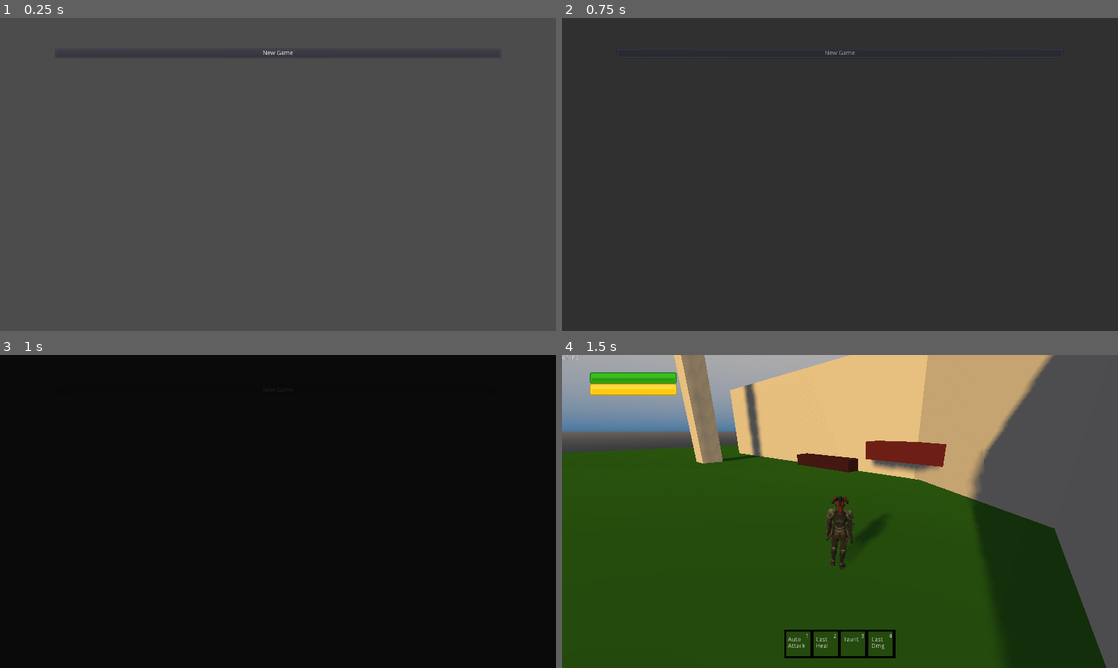
Above: before the commit, frames 1-4 (two rows, left to right).
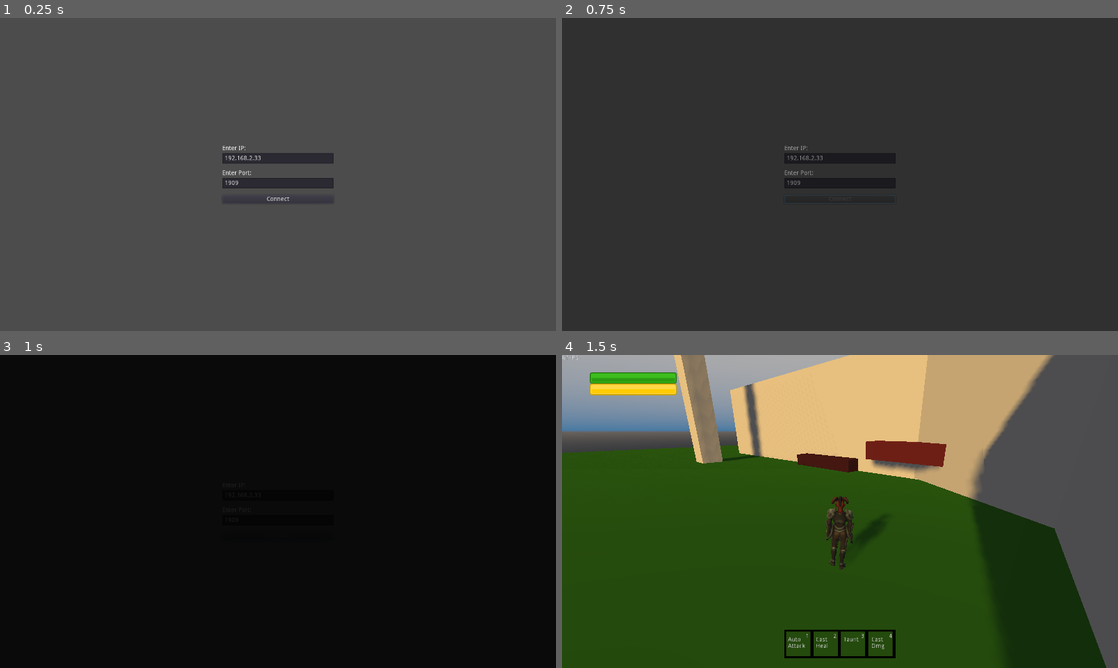
Above: after the commit, the same moments.

Repository: noahkutscher/DungeonGame
Game: Godot game, scene res://Scenes/SceneHandler.tscn
Two runs of this game, one before a commit and one after it. Both use one fixed random seed, a clock stepped at 60 frames per second and the inputs below. Before the commit the project starts from res://Scenes/Menu/TitleScreen.tscn.
Inputs (mouse positions are in pixels of both pictures, inside the frame that each line leads up to):
- Up to frame 1 (0.25 s): no input
- Up to frame 2 (0.75 s): click "New Game" (after the commit: "Connect") at 0.5 s
- Up to frame 3 (1 s): no input
- Up to frame 4 (1.5 s): move the mouse to (962, 495) at 1.27 s; hold D (move_right) from 1.28 s (still down); click (962, 495) at 1.35 s

The runs differ from the first frame. In frame 1, 1.6% of the frame differs, in the area x 13-87%, y 10-60%; in frame 2, 0.6%; in frame 3, less than 0.1%; in frame 4, nothing differs.

Commit message:
new main menu and scene handler

Diff:
--- a/Scenes/Menu/TitleScreen.gd
+++ b/Scenes/Menu/TitleScreen.gd
@@ -1,10 +1,19 @@
 extends Control
 
+var startup_world = preload("res://Scenes/World.tscn")
 
 func _on_Button_pressed():
+	$Menu/Button.disabled = true
+	Server.ip = $Menu/IP_Comp/Input_IP.text
+	Server.port = int($Menu/Port_Comp/Input_Port.text)
 	$FadeIn.show()
 	$FadeIn.fade_in()
 
 func _on_FadeIn_fade_finisehd():
+	var world = startup_world.instance()
+	world.name = "World"
+	get_parent().add_child(world)
+
 	Server.ConnectToServer()
-	get_tree().change_scene("res://Scenes/World.tscn")
+
+	queue_free()
--- a/Scenes/Menu/TitleScreen.tscn
+++ b/Scenes/Menu/TitleScreen.tscn
@@ -12,20 +12,57 @@
 }
 
 [node name="Menu" type="VBoxContainer" parent="."]
-anchor_left = 0.1
-anchor_top = 0.1
-anchor_right = 0.9
-anchor_bottom = 0.9
-margin_top = -1.18921
-margin_bottom = -1.18921
+anchor_left = 0.5
+anchor_top = 0.5
+anchor_right = 0.5
+anchor_bottom = 0.5
+margin_left = -128.0
+margin_top = -128.0
+margin_right = 128.0
+margin_bottom = 128.0
+custom_constants/separation = 15
+alignment = 1
 __meta__ = {
 "_edit_use_anchors_": false
 }
 
+[node name="IP_Comp" type="VBoxContainer" parent="Menu"]
+margin_top = 61.0
+margin_right = 256.0
+margin_bottom = 103.0
+
+[node name="Label_IP" type="Label" parent="Menu/IP_Comp"]
+margin_right = 256.0
+margin_bottom = 14.0
+text = "Enter IP:"
+
+[node name="Input_IP" type="LineEdit" parent="Menu/IP_Comp"]
+margin_top = 18.0
+margin_right = 256.0
+margin_bottom = 42.0
+text = "192.168.2.33"
+
+[node name="Port_Comp" type="VBoxContainer" parent="Menu"]
+margin_top = 118.0
+margin_right = 256.0
+margin_bottom = 160.0
+
+[node name="Label_Port" type="Label" parent="Menu/Port_Comp"]
+margin_right = 256.0
+margin_bottom = 14.0
+text = "Enter Port:"
+
+[node name="Input_Port" type="LineEdit" parent="Menu/Port_Comp"]
+margin_top = 18.0
+margin_right = 256.0
+margin_bottom = 42.0
+text = "1909"
+
 [node name="Button" type="Button" parent="Menu"]
-margin_right = 1024.0
-margin_bottom = 20.0
-text = "New Game"
+margin_top = 175.0
+margin_right = 256.0
+margin_bottom = 195.0
+text = "Connect"
 
 [node name="FadeIn" parent="." instance=ExtResource( 1 )]
 visible = false
--- /dev/null
+++ b/Scenes/SceneHandler.tscn
@@ -0,0 +1,7 @@
+[gd_scene load_steps=2 format=2]
+
+[ext_resource path="res://Scenes/Menu/TitleScreen.tscn" type="PackedScene" id=1]
+
+[node name="SceneHandler" type="Node"]
+
+[node name="TitleScreen" parent="." instance=ExtResource( 1 )]
--- a/Scenes/Singletons/Server.gd
+++ b/Scenes/Singletons/Server.gd
@@ -41,13 +41,13 @@
 	rpc_unreliable_id(1, "RecievePlayerState", player_state)
 
 remote func SpawnNewPlayer(player_id, spawn_position):
-	get_node("../World").SpawnNewPlayer(player_id, spawn_position)
+	get_node("../SceneHandler/World").SpawnNewPlayer(player_id, spawn_position)
 
 remote func DespawnNewPlayer(player_id):
-	get_node("../World").DespawnNewPlayer(player_id)
+	get_node("../SceneHandler/World").DespawnNewPlayer(player_id)
 
 remote func RecieveWorldState(world_state):
-	get_node("../World").update_world_state(world_state)
+	get_node("../SceneHandler/World").update_world_state(world_state)
 
 remote func ReturnServerTime(server_time, client_time):
 	latency = (OS.get_system_time_msecs() - client_time) / 2
@@ -76,5 +76,5 @@
 	pass
 
 remote func notify_cast_finished():
-	get_node("../World/Player").finish_cast()
+	get_node("../SceneHandler/World/Player").finish_cast()
 	pass
--- a/project.godot
+++ b/project.godot
@@ -33,7 +33,7 @@
 [application]
 
 config/name="Dungeon Game"
-run/main_scene="res://Scenes/Menu/TitleScreen.tscn"
+run/main_scene="res://Scenes/SceneHandler.tscn"
 config/icon="res://icon.png"
 
 [autoload]
